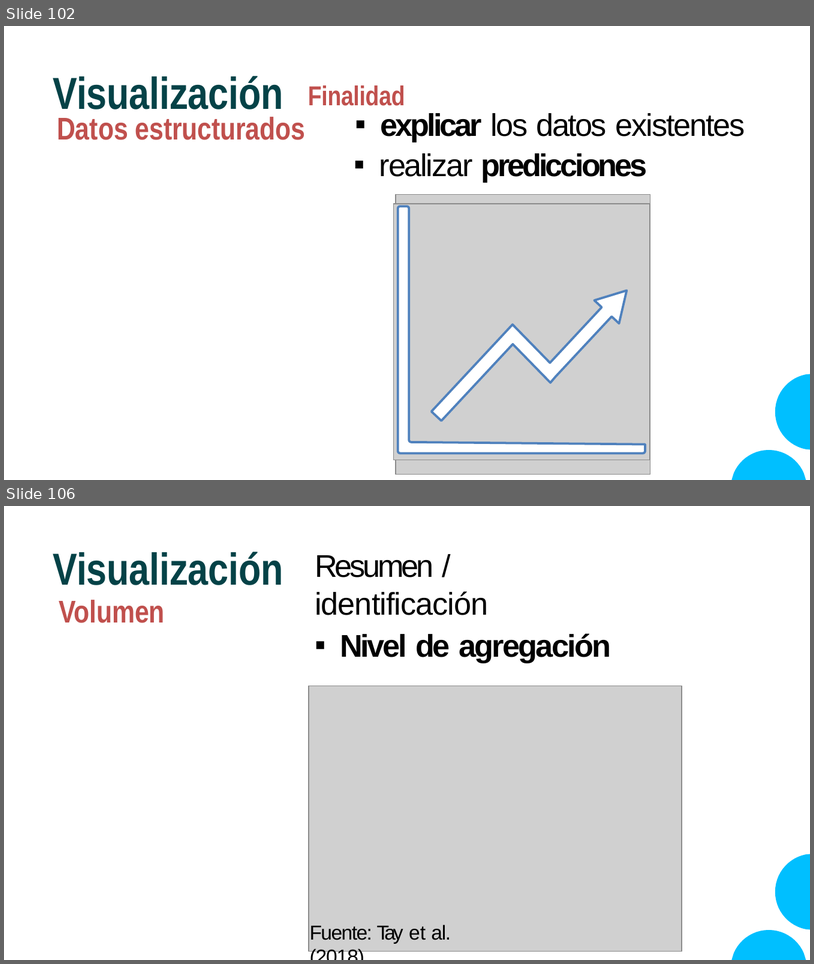
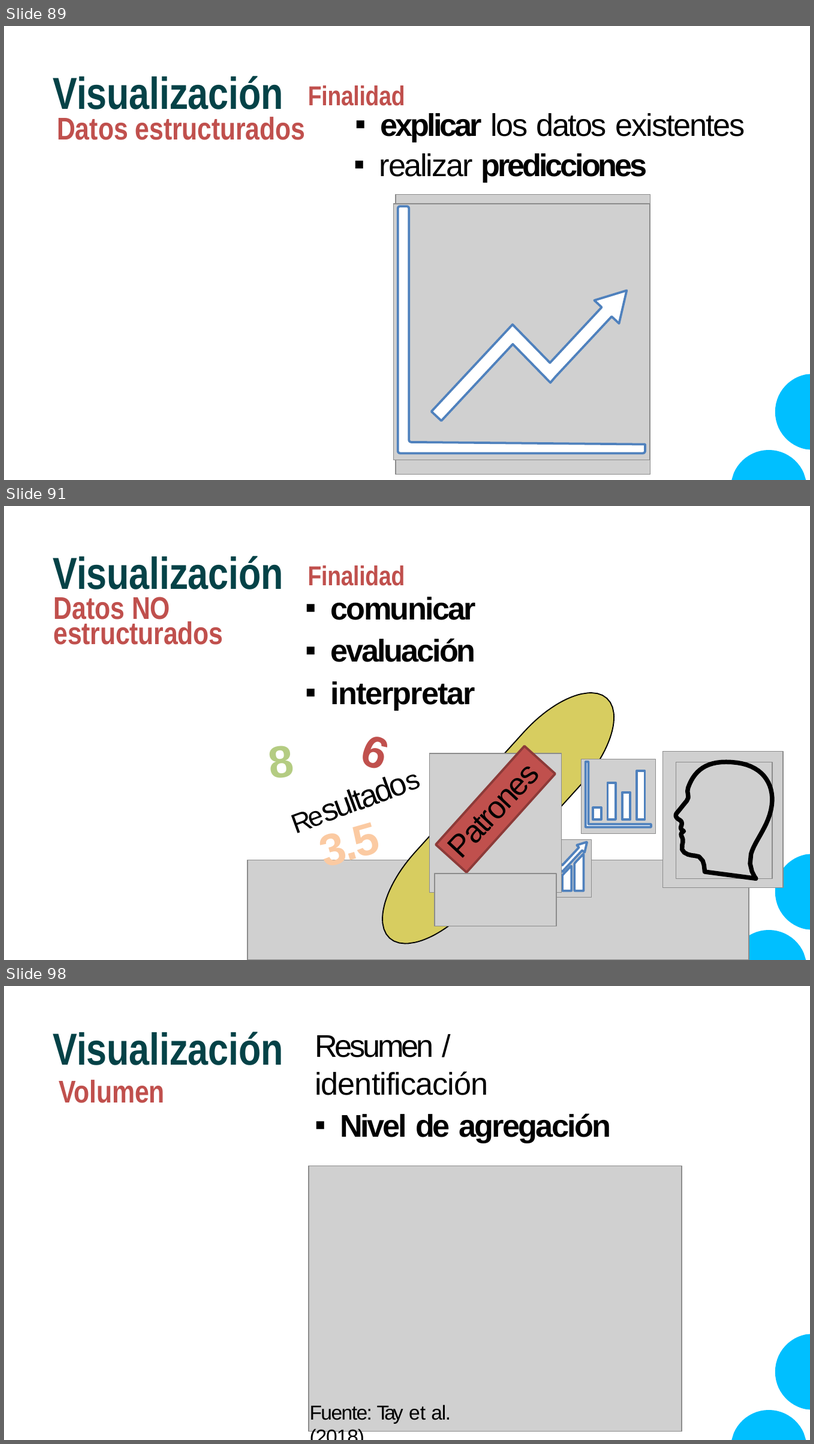
Before and after one commit to CodeWithJuancho/CE_IABD_BIU_SPS, a slide deck: SPS/UT1 - Fundamentos y Arquitectura de Big Data/UT1_1/UT1_1 - Fundamentos de Big Data.pptx. Shown one above the other, each under a label of ours: slides 102 and 106 before the commit, slides 89, 91 and 98 after it; the slides between them are not shown. The pictures are 814x964 and 814x1444 pixels, drawn with LibreOffice and Linux fonts; fonts in the diff are those of the drawing; grey boxes stand for pictures; background and template pictures are left out. Boxes give left, top, right and bottom in pixels: in the first picture for what was removed or moved away, otherwise in the second. Text is boxed around its words. In the diff, an @@ line names an element or a change of style, - is before the commit and + after.

```diff
--- a/SPS/UT1 - Fundamentos y Arquitectura de Big Data/UT1_1/UT1_1 - Fundamentos de Big Data.pptx
+++ b/SPS/UT1 - Fundamentos y Arquitectura de Big Data/UT1_1/UT1_1 - Fundamentos de Big Data.pptx
@@ slide 91 added at (4, 506, 810, 960), background #FFFFFF @@
@@ title added at (53, 556, 405, 597), 40 pt, text #044247, bold @@
+Visualización Finalidad
@@ text added at (54, 597, 171, 625), 28 pt, text #C0504D, bold @@
+Datos NO
@@ text added at (331, 597, 476, 710), 28 pt, text #000000, bold @@
+▪ comunicar
+▪ evaluación
+▪ interpretar
@@ text added at (54, 618, 224, 645), 28 pt, text #C0504D, bold @@
+estructurados
@@ text added at (443, 721, 580, 864), 28 pt, text #000000 @@
+Patrones
@@ text added at (359, 736, 382, 768), 40 pt, text #C0504D, bold @@
+6
@@ text added at (271, 745, 296, 778), 40 pt, text #B4CC82, bold @@
+8
@@ picture added at (430, 754, 562, 892) @@
@@ freeform shape added at (436, 745, 555, 872), fill #C0504D @@
@@ freeform shape added at (436, 745, 555, 872), outline #8C3A38 2 pt @@
@@ text added at (289, 766, 434, 845), 28 pt, text #000000 @@
+Resultados
@@ group added at (248, 692, 783, 960): 7 freeform shapes, 5 pictures @@
@@ text added at (325, 823, 382, 875), 40 pt, text #FBCAA2, bold @@
+3.5
@@ freeform shape added at (732, 853, 810, 959), fill #00BFFF @@
@@ picture added at (435, 873, 557, 925) @@
@@ what was slide 102 is now slide 89 @@
@@ what was slide 106 is now slide 98 @@
```
Also in this commit, not shown: 6 slides changed, 6 other slides added, 16 slides removed, 3 other files.
